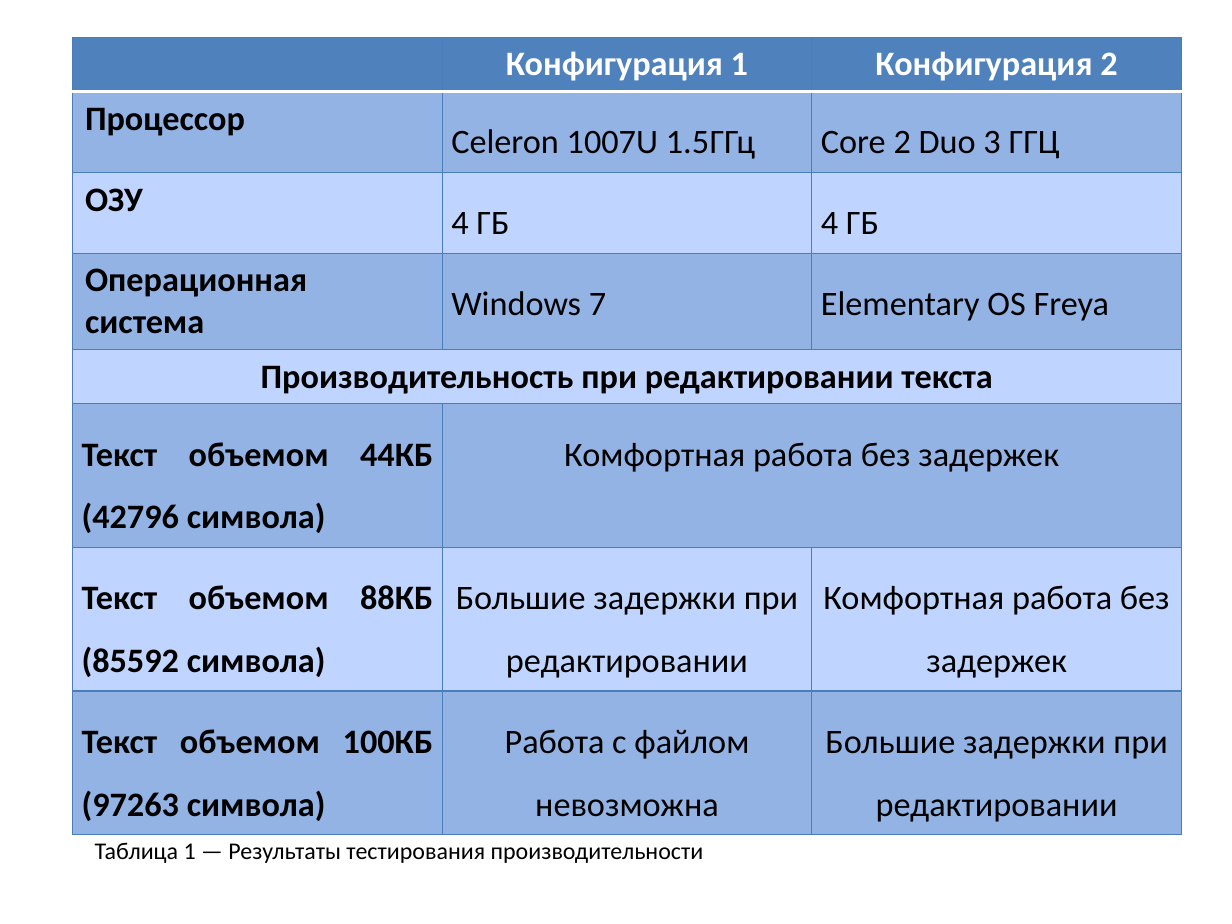
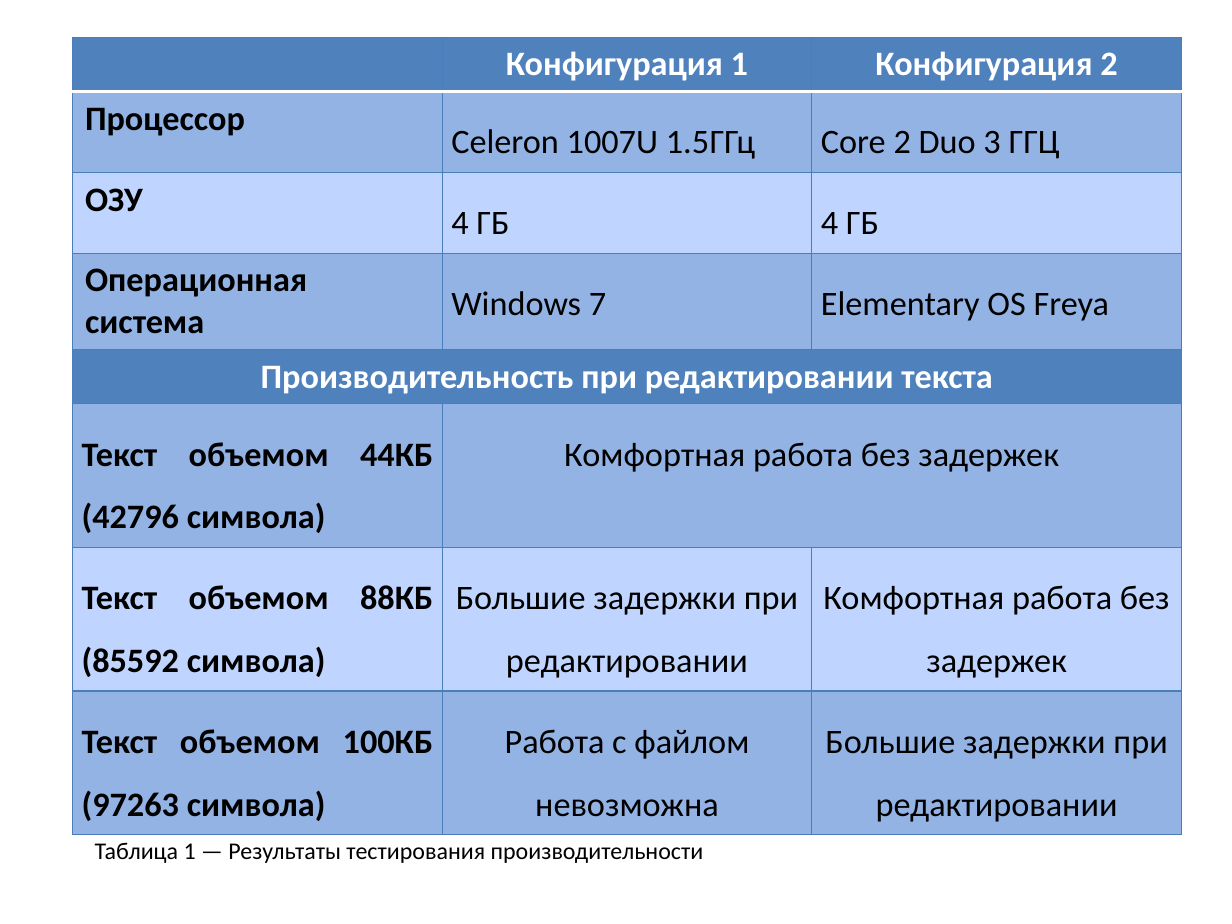
Before and after one commit to mikhail-putilov/archive, a slide deck: slide 24 of ВКР Путилов М.Ю. Презентация.pptx (slide 20 before the commit). Drawn at 1232x924 pixels with LibreOffice and Linux fonts; fonts in the diff are those of the drawing. Boxes give left, top, right and bottom in pixels: in the first picture for what was removed or moved away, otherwise in the second. Text is boxed around its words. In the diff, an @@ line names an element or a change of style, - is before the commit and + after.

```diff
--- a/ВКР Путилов М.Ю. Презентация.pptx
+++ b/ВКР Путилов М.Ю. Презентация.pptx
@@ table at (73,37,1181,826) @@
@@ fill none to #4F81BD in row 5, column 1 @@
@@ text colour #000000 to #FFFFFF in "Производительность при редактировании текста" @@
```
Also in this commit, not shown: 12 other slides changed, 7 slides added, 1 slide removed, 4 other files.
